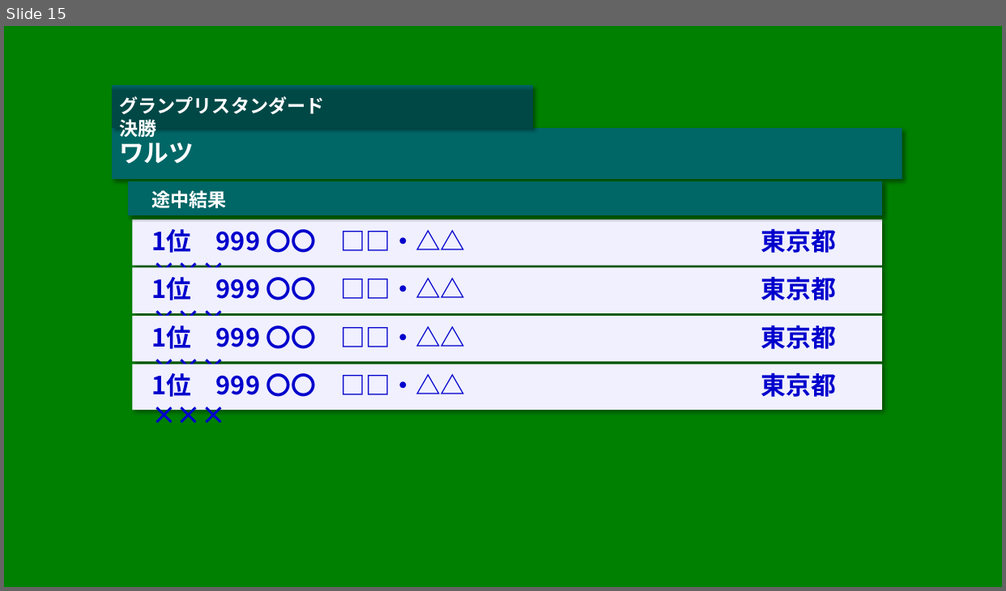
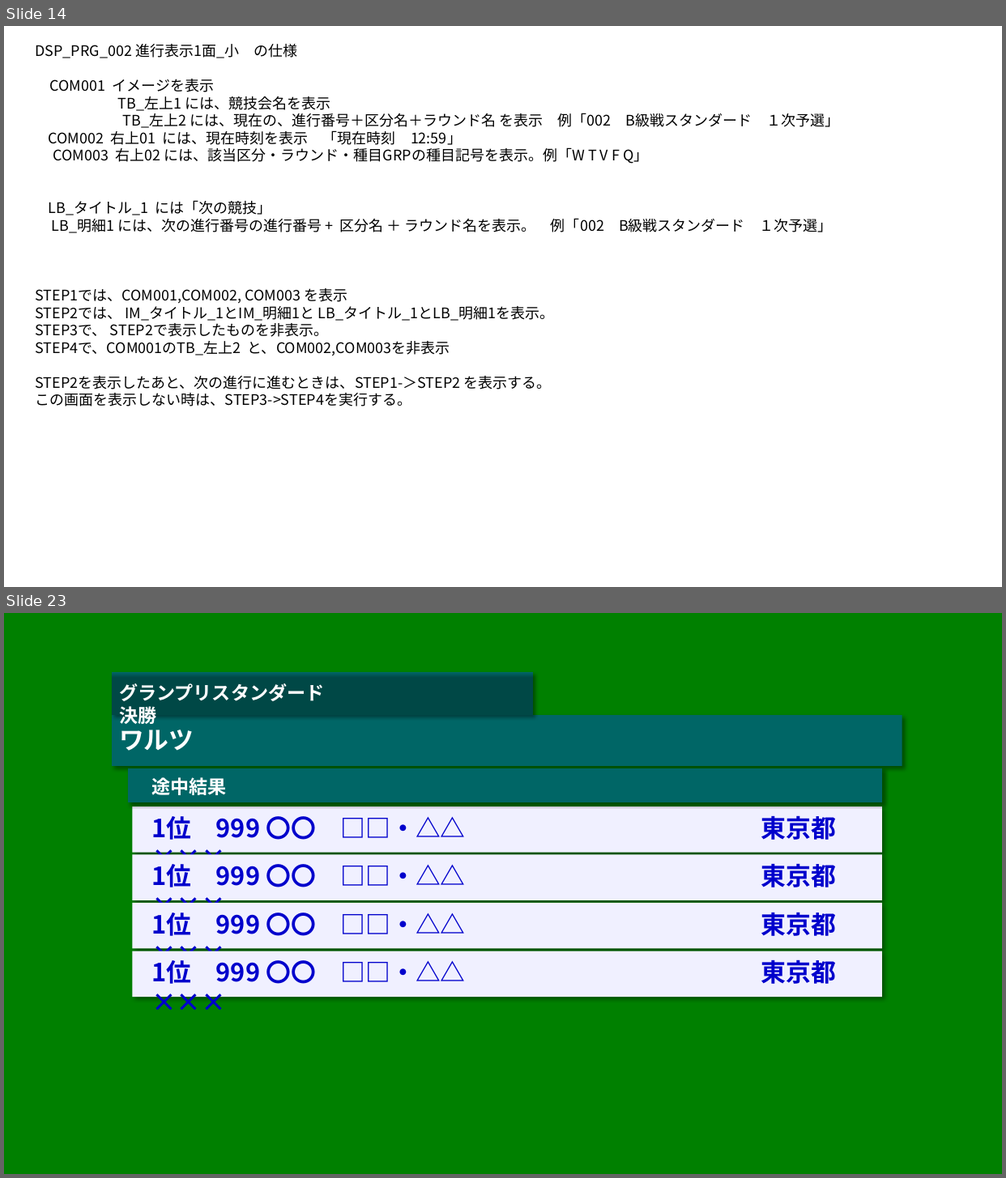
Before and after one commit to fumisaku/DSDsp, a slide deck: 画面デザイン.pptx. Shown one above the other, each under a label of ours: slide 15 before the commit, slides 14 and 23 after it; the slides between them are not shown. The pictures are 1006x591 and 1006x1178 pixels, drawn with LibreOffice and Linux fonts; fonts in the diff are those of the drawing. Boxes give left, top, right and bottom in pixels: in the first picture for what was removed or moved away, otherwise in the second. Text is boxed around its words. In the diff, an @@ line names an element or a change of style, - is before the commit and + after.

```diff
--- a/画面デザイン.pptx
+++ b/画面デザイン.pptx
@@ slide 14 added at [4, 26, 1002, 587], background #FFFFFF @@
@@ text added at [35, 44, 752, 407], 14 pt, text #000000 @@
+DSP_PRG_002 進行表示1面_小 の仕様
+COM001 イメージを表示
+TB_左上1 には、競技会名を表示
+TB_左上2 には、現在の、進行番号＋区分名＋ラウンド名 を表示 例「002 B級戦スタンダード １次予選」
+COM002 右上01 には、現在時刻を表示 「現在時刻 12:59」
+COM003 右上02 には、該当区分・ラウンド・種目GRPの種目記号を表示。例「W T V F Q」
+LB_タイトル_1 には「次の競技」
+LB_明細1 には、次の進行番号の進行番号 + 区分名 ＋ ラウンド名を表示。 例「002 B級戦スタンダード １次予選」
+STEP1では、COM001,COM002, COM003 を表示
+STEP2では、 IM_タイトル_1とIM_明細1と LB_タイトル_1とLB_明細1を表示。
+STEP3で、 STEP2で表示したものを非表示。
+STEP4で、COM001のTB_左上2 と、COM002,COM003を非表示
+STEP2を表示したあと、次の進行に進むときは、STEP1-＞STEP2 を表示する。
+この画面を表示しない時は、STEP3->STEP4を実行する。
@@ what was slide 15 is now slide 23 @@
```
Also in this commit, not shown: 4 slides changed, 10 other slides added, 3 slides removed, 53 other files.
